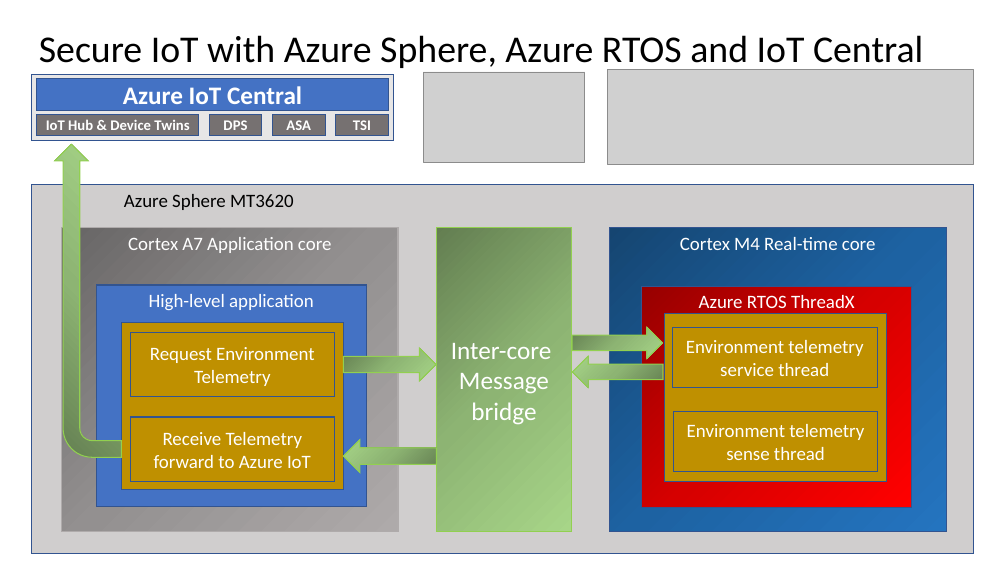
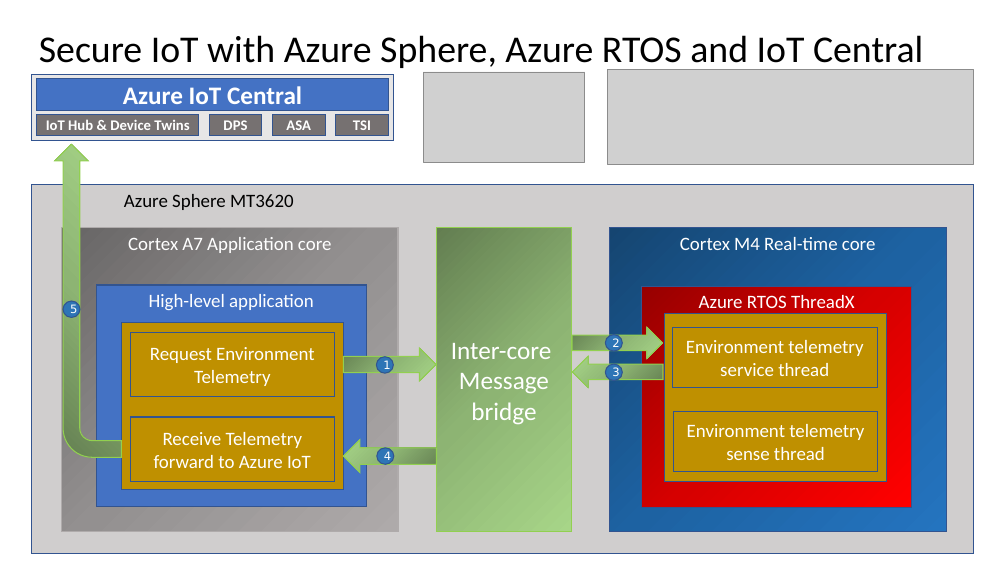
Before and after one commit to gloveboxes/Azure-Sphere-Learning-Path, a slide deck: slide 1 of docs/docs_vs_code_iot_central/Lab_6_AzureRTOS_and_Inter-Core_Messaging/resources/Secure_IoT_with_Azure_Sphere_Azure_RTOS.pptx. Drawn at 1008x567 pixels with LibreOffice and Linux fonts; fonts in the diff are those of the drawing; grey boxes stand for pictures. Boxes give left, top, right and bottom in pixels: in the first picture for what was removed or moved away, otherwise in the second. Text is boxed around its words. In the diff, an @@ line names an element or a change of style, - is before the commit and + after.

```diff
--- a/docs/docs_vs_code_iot_central/Lab_6_AzureRTOS_and_Inter-Core_Messaging/resources/Secure_IoT_with_Azure_Sphere_Azure_RTOS.pptx
+++ b/docs/docs_vs_code_iot_central/Lab_6_AzureRTOS_and_Inter-Core_Messaging/resources/Secure_IoT_with_Azure_Sphere_Azure_RTOS.pptx
@@ ellipse added at [63,301,79,318], fill #2E75B6, outline #325491 1 pt, 11 pt, text #FFFFFF @@
+5
@@ ellipse added at [377,357,393,374], fill #2E75B6, outline #325491 1 pt, 11 pt, text #FFFFFF @@
+1
@@ ellipse added at [606,335,622,352], fill #2E75B6, outline #325491 1 pt, 11 pt, text #FFFFFF @@
+2
@@ ellipse added at [606,364,622,381], fill #2E75B6, outline #325491 1 pt, 11 pt, text #FFFFFF @@
+3
@@ ellipse added at [377,448,393,464], fill #2E75B6, outline #325491 1 pt, 11 pt, text #FFFFFF @@
+4
```
Also in this commit, not shown: 2 other files.
